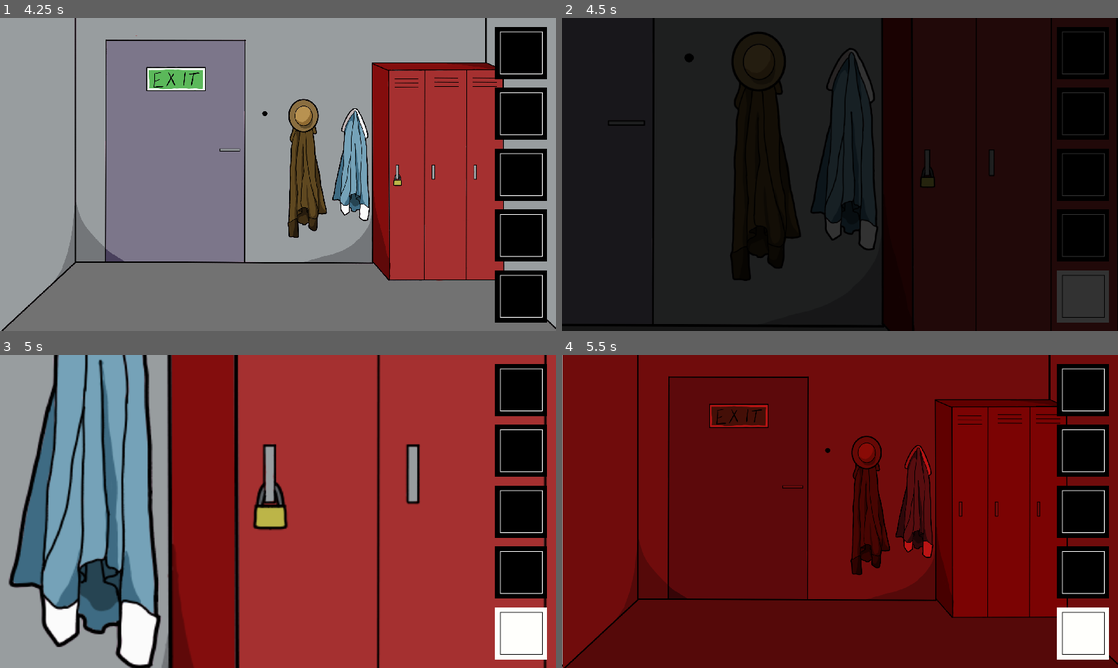
Above: before the commit, frames 1-4 (two rows, left to right).
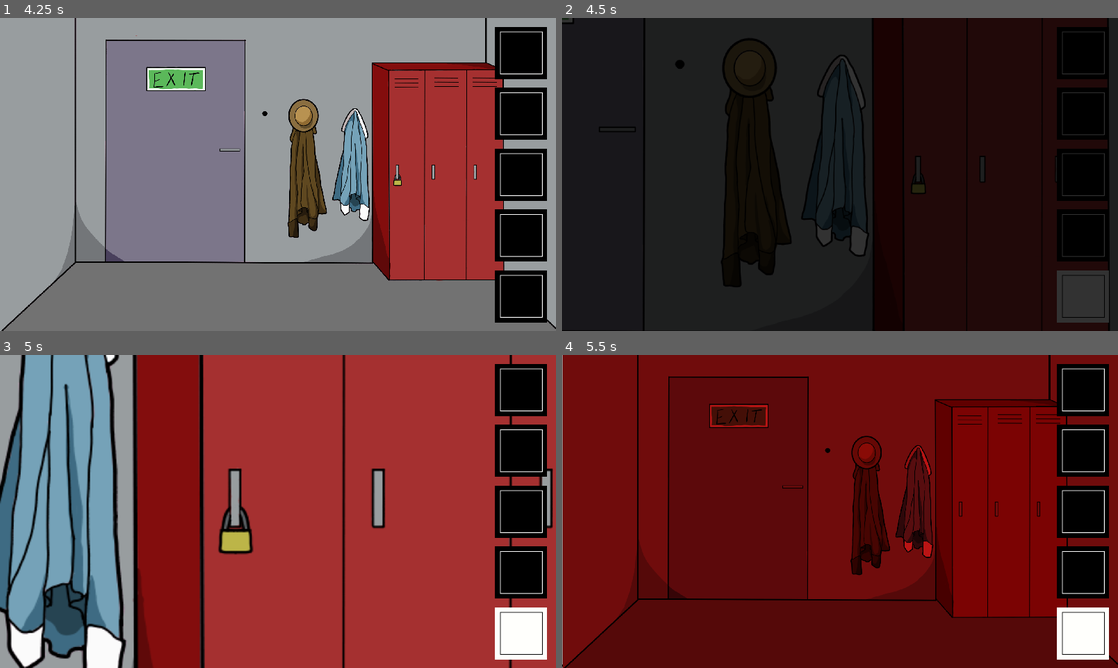
Above: after the commit, the same moments.

Repository: bemain/game-jam-2022w8
Game: Godot game, scene res://World.tscn
The game is run twice, just before and just after one commit, with the same random seed, the same clock (stepped at 60 frames per second) and the same inputs.
Inputs (mouse positions are in pixels of both pictures, inside the frame that each line leads up to):
- Up to frame 1 (4.25 s): click (522, 52) at 0.5 s; click (522, 115) at 1.25 s; click (522, 174) at 2 s; click (522, 233) at 2.75 s; click (522, 296) at 3.5 s
- Up to frame 2 (4.5 s): tap Enter at 4.25 s; move the mouse to (962, 180) at 4.27 s; hold Right (ui_right) from 4.28 s (still down); click (962, 180) at 4.42 s
- Up to frame 3 (5 s): keep holding Right (ui_right)
- Up to frame 4 (5.5 s): move the mouse to (834, 511) at 5.02 s; release Right (ui_right) at 5.03 s; hold Down (ui_down) from 5.03 s (still down); click (834, 511) at 5.17 s

Frame 1 is identical in both runs. In frame 2, 7.4% of the frame differs, in the area x 0-100%, y 0-100%; in frame 3, 37%; in frame 4, less than 0.1%.

Commit message:
Update Locker1 to reflect changes to prefabs

Diff:
--- a/Rooms/Room1/Locker1.gd
+++ b/Rooms/Room1/Locker1.gd
@@ -7,17 +7,17 @@
 
 
 func _ready() -> void:
-	$Lock/AnimatedSprite.animation = "Locked"
+	$LockFocus/Lock/AnimatedSprite.animation = "Locked"
 	$Sprite.visible = false
-	$TopShelf.visible = false
-	$BottomShelf.visible = false
+	$TopShelf.is_clickable = false  # Disable shelves
+	$BottomShelf.is_clickable = false
 
 
 func _on_Lock_unlocked() -> void:
-	$Lock/AnimatedSprite.animation = "Unlocked"
-	$TopShelf.visible = true  # Enable shelves
-	$BottomShelf.visible = true
-	$Lock/LockFocus.visible = false  # Disable lock focus
+	$LockFocus/Lock/AnimatedSprite.animation = "Unlocked"
+	$TopShelf.is_clickable = true  # Enable shelves
+	$BottomShelf.is_clickable = true
+	$LockFocus.is_clickable = false  # Disable LockFocus
 
 	$SoundEffectPlayer.play_effect("LockSound")  # Play sound effect
 
@@ -27,7 +27,7 @@
 	and event.button_index == BUTTON_LEFT \
 	and event.pressed:
 		# If Lock is clicked while already unlocked, open the locker
-		if $Lock.is_locked or is_open:
+		if $LockFocus/Lock.is_locked or is_open:
 			return
 		yield(get_tree(),"idle_frame")  # Wait one frame before focusing to let input pass to children first
 		is_open = true
@@ -36,8 +36,8 @@
 
 func _on_opened() -> void:
 	$Sprite.visible = true
-	$Lock.position = Vector2(0, 380)  # Position Lock on the floor
-	$Lock.rotation_degrees = 90
-	$Lock/AnimatedSprite.animation = "On floor"
+	$LockFocus/Lock.position = Vector2(0, 380)  # Position Lock on the floor
+	$LockFocus/Lock.rotation_degrees = 90
+	$LockFocus/Lock/AnimatedSprite.animation = "On floor"
 
 	$SoundEffectPlayer.play_effect("LockerOpenSound")  # Play sound effect
--- a/Rooms/Room1/Locker1.tscn
+++ b/Rooms/Room1/Locker1.tscn
@@ -7,7 +7,7 @@
 [ext_resource path="res://Resources/Images/Lock_on_floor.png" type="Texture" id=5]
 [ext_resource path="res://Resources/Images/Lock_closed.png" type="Texture" id=6]
 [ext_resource path="res://Prefabs/Objects/Focusable.tscn" type="PackedScene" id=7]
-[ext_resource path="res://Prefabs/Objects/FocusableLock.tscn" type="PackedScene" id=8]
+[ext_resource path="res://Prefabs/Objects/Unlockable.tscn" type="PackedScene" id=8]
 [ext_resource path="res://Resources/SoundEffects/ScissorCut.mp3" type="AudioStream" id=9]
 [ext_resource path="res://Resources/SoundEffects/LockSound.mp3" type="AudioStream" id=10]
 [ext_resource path="res://Resources/SoundEffects/KeyPickUpSound.mp3" type="AudioStream" id=11]
@@ -37,14 +37,14 @@
 "name": "Locked",
 "speed": 5.0
 }, {
+"frames": [ ExtResource( 5 ) ],
+"loop": true,
+"name": "On floor",
+"speed": 5.0
+}, {
 "frames": [ ExtResource( 4 ) ],
 "loop": true,
 "name": "Unlocked",
-"speed": 5.0
-}, {
-"frames": [ ExtResource( 5 ) ],
-"loop": true,
-"name": "On floor",
 "speed": 5.0
 } ]
 
@@ -87,27 +87,27 @@
 position = Vector2( 0, -1 )
 shape = SubResource( 2 )
 
-[node name="Lock" parent="." instance=ExtResource( 8 )]
+[node name="LockFocus" parent="." instance=ExtResource( 7 )]
+object_name = "Locker1_LockFocus"
+
+[node name="CollisionShape2D" type="CollisionShape2D" parent="LockFocus"]
 position = Vector2( -30, 21 )
+shape = SubResource( 5 )
+
+[node name="Lock" parent="LockFocus" instance=ExtResource( 8 )]
 object_name = "Locker1_Lock"
 key = "Key1"
 
-[node name="LockFocus" parent="Lock" index="0"]
-object_name = "Locker1_LockFocus"
-
-[node name="CollisionShape2D" type="CollisionShape2D" parent="Lock/LockFocus" index="0"]
-shape = SubResource( 5 )
-
-[node name="CollisionShape2D" type="CollisionShape2D" parent="Lock"]
+[node name="CollisionShape2D" type="CollisionShape2D" parent="LockFocus/Lock"]
+position = Vector2( -30, 21 )
 shape = SubResource( 3 )
 
-[node name="AnimatedSprite" type="AnimatedSprite" parent="Lock"]
+[node name="AnimatedSprite" type="AnimatedSprite" parent="LockFocus/Lock"]
+position = Vector2( -30, 21 )
 frames = SubResource( 4 )
 animation = "Locked"
 
 [connection signal="opened" from="." to="." method="_on_opened"]
 [connection signal="input_event" from="TopShelf" to="." method="_on_shelf_input_event"]
 [connection signal="input_event" from="BottomShelf" to="." method="_on_shelf_input_event"]
-[connection signal="unlocked" from="Lock" to="." method="_on_Lock_unlocked"]
-
-[editable path="Lock"]
+[connection signal="unlocked" from="LockFocus/Lock" to="." method="_on_Lock_unlocked"]
